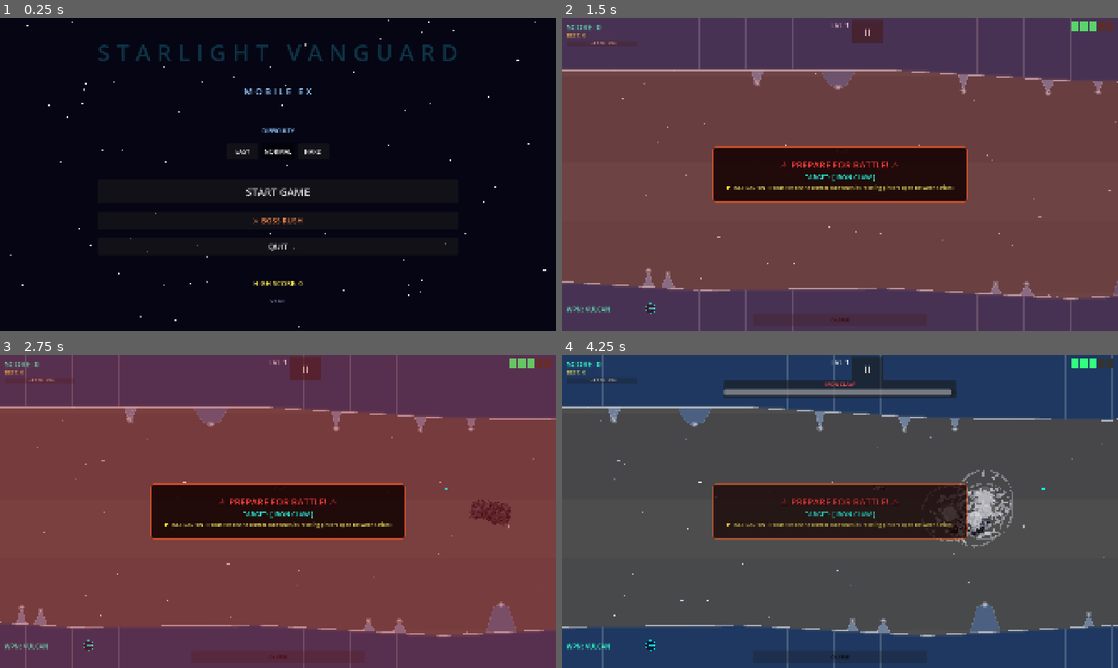
Above: before the commit, frames 1-4 (two rows, left to right).
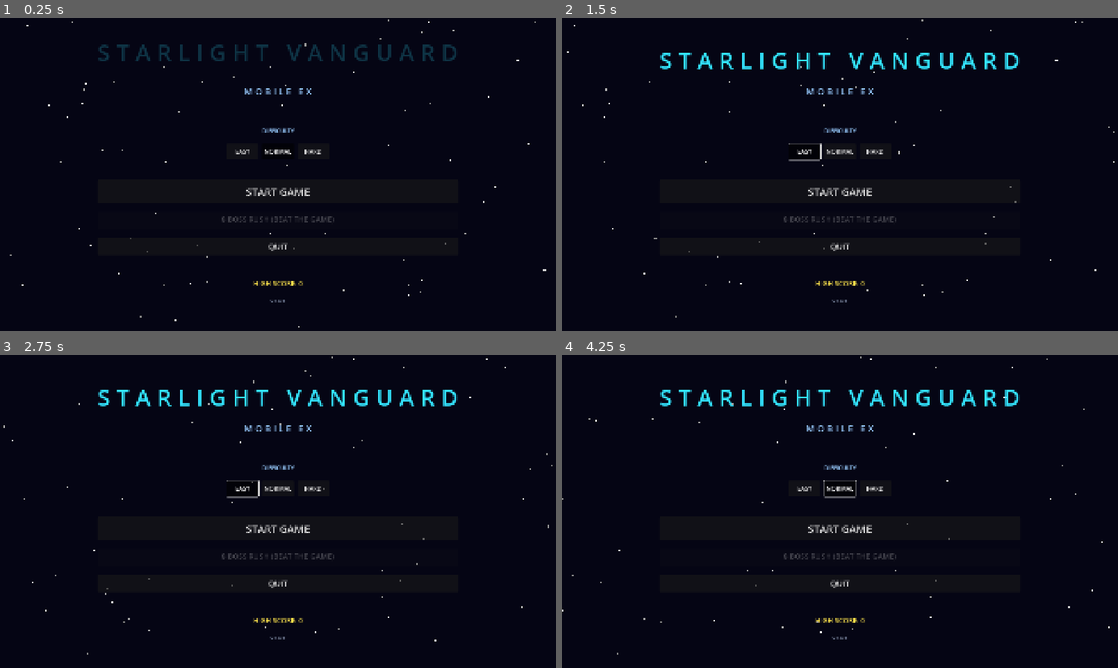
Above: after the commit, the same moments.

Repository: b6-stack/rtype-game
Game: Godot game, scene res://scenes/main_menu/MainMenu.tscn
Same seed, same stepped clock (60 frames per second), same inputs: the game is played once before the commit and once after it.
Inputs (mouse positions are in pixels of both pictures, inside the frame that each line leads up to):
- Up to frame 1 (0.25 s): no input
- Up to frame 2 (1.5 s): click (840, 221) at 0.5 s, where only the run before the commit has a clickable "⚔ BOSS RUSH"; click (806, 152) at 1.25 s, where only the run after the commit has a clickable "EASY"
- Up to frame 3 (2.75 s): click (244, 489) at 2 s, where only the run after the commit has a clickable "EASY"
- Up to frame 4 (4.25 s): click (840, 489) at 2.75 s, where only the run after the commit has a clickable "NORMAL"; click (840, 489) at 3.5 s, where only the run after the commit has a clickable "NORMAL"

The runs differ from the first frame. In frame 1, 0.2% of the frame differs, in the area x 27-61%, y 62-91%; in frame 2, 97%; in frame 3, 97%, in the area x 0-100%, y 0-100%; in frame 4, 97%.

Commit message:
Gate Boss Rush behind beating the game once
Boss Rush is now locked on the main menu (disabled, dimmed, shows
"BEAT THE GAME") until the player reaches the win screen for the
first time. Persisted as GameState.boss_rush_unlocked in save.cfg,
same pattern as high_score/difficulty. Unlocked permanently by
WinScreen._ready() regardless of whether that win came from a normal
run or (for subsequent unlocks, a no-op) a Boss Rush itself.

Co-Authored-By: Claude Sonnet 5 <noreply@anthropic.com>

Diff:
--- a/autoloads/GameState.gd
+++ b/autoloads/GameState.gd
@@ -8,7 +8,7 @@
 
 ## Bump this alongside export_presets.cfg's version/name on every release
 ## so the main menu version label reflects what's actually installed.
-const APP_VERSION := "1.4.0"
+const APP_VERSION := "1.4.1"
 
 signal score_changed(new_score: int)
 signal lives_changed(new_lives: int)
@@ -46,6 +46,9 @@
 ## between them. Read by LevelGenerator (short lead-in, no filler spawns)
 ## and persists across the per-level scene reloads inside advance_level().
 var boss_rush_mode: bool = false
+## Unlocked permanently the first time the player reaches the win screen —
+## a reward for finishing the campaign rather than day-one-available.
+var boss_rush_unlocked: bool = false
 var next_life_score_goal: int = SCORE_GOAL_INTERVAL
 
 func _ready() -> void:
@@ -115,6 +118,12 @@
 	_save()
 	difficulty_changed.emit(difficulty)
 
+func unlock_boss_rush() -> void:
+	if boss_rush_unlocked:
+		return
+	boss_rush_unlocked = true
+	_save()
+
 func get_difficulty_multiplier() -> float:
 	return DIFFICULTY_MULTIPLIERS[difficulty]
 
@@ -156,6 +165,7 @@
 	var cfg := ConfigFile.new()
 	cfg.set_value("data", "high_score", high_score)
 	cfg.set_value("data", "difficulty", difficulty)
+	cfg.set_value("data", "boss_rush_unlocked", boss_rush_unlocked)
 	cfg.save("user://save.cfg")
 
 func _load_save() -> void:
@@ -163,3 +173,4 @@
 	if cfg.load("user://save.cfg") == OK:
 		high_score = cfg.get_value("data", "high_score", 0)
 		difficulty = clampi(cfg.get_value("data", "difficulty", Difficulty.NORMAL), Difficulty.EASY, Difficulty.HARD)
+		boss_rush_unlocked = cfg.get_value("data", "boss_rush_unlocked", false)
--- a/scenes/game/win_screen/WinScreen.gd
+++ b/scenes/game/win_screen/WinScreen.gd
@@ -12,6 +12,8 @@
 	_hi_label.text = "HIGH SCORE: %d" % GameState.high_score
 	_menu_btn.pressed.connect(GameState.go_to_menu)
 
+	GameState.unlock_boss_rush()
+
 	if GameState.boss_rush_mode:
 		_title_label.text = "BOSS RUSH CLEAR!"
 		_play_again_btn.pressed.connect(GameState.start_boss_rush)
--- a/scenes/main_menu/MainMenu.gd
+++ b/scenes/main_menu/MainMenu.gd
@@ -22,6 +22,7 @@
 	_quit_btn.pressed.connect(_on_quit_pressed)
 	_hi_score_label.text = "HIGH SCORE: %d" % GameState.high_score
 	_version_label.text = "v%s" % GameState.APP_VERSION
+	_setup_boss_rush_button()
 	_setup_difficulty_buttons()
 	_generate_stars()
 	# Animate title in
@@ -38,7 +39,21 @@
 	GameState.start_game()
 
 func _on_boss_rush_pressed() -> void:
+	if not GameState.boss_rush_unlocked:
+		return
 	GameState.start_boss_rush()
+
+## Boss Rush is unlocked by beating the game once — reward the first
+## clear rather than making boss-only content available day one.
+func _setup_boss_rush_button() -> void:
+	if GameState.boss_rush_unlocked:
+		_boss_rush_btn.text = "⚔ BOSS RUSH"
+		_boss_rush_btn.disabled = false
+		_boss_rush_btn.modulate = Color.WHITE
+	else:
+		_boss_rush_btn.text = "🔒 BOSS RUSH (BEAT THE GAME)"
+		_boss_rush_btn.disabled = true
+		_boss_rush_btn.modulate = Color(1, 1, 1, 0.55)
 
 func _on_quit_pressed() -> void:
 	get_tree().quit()
Not shown, changed: export_presets.cfg
